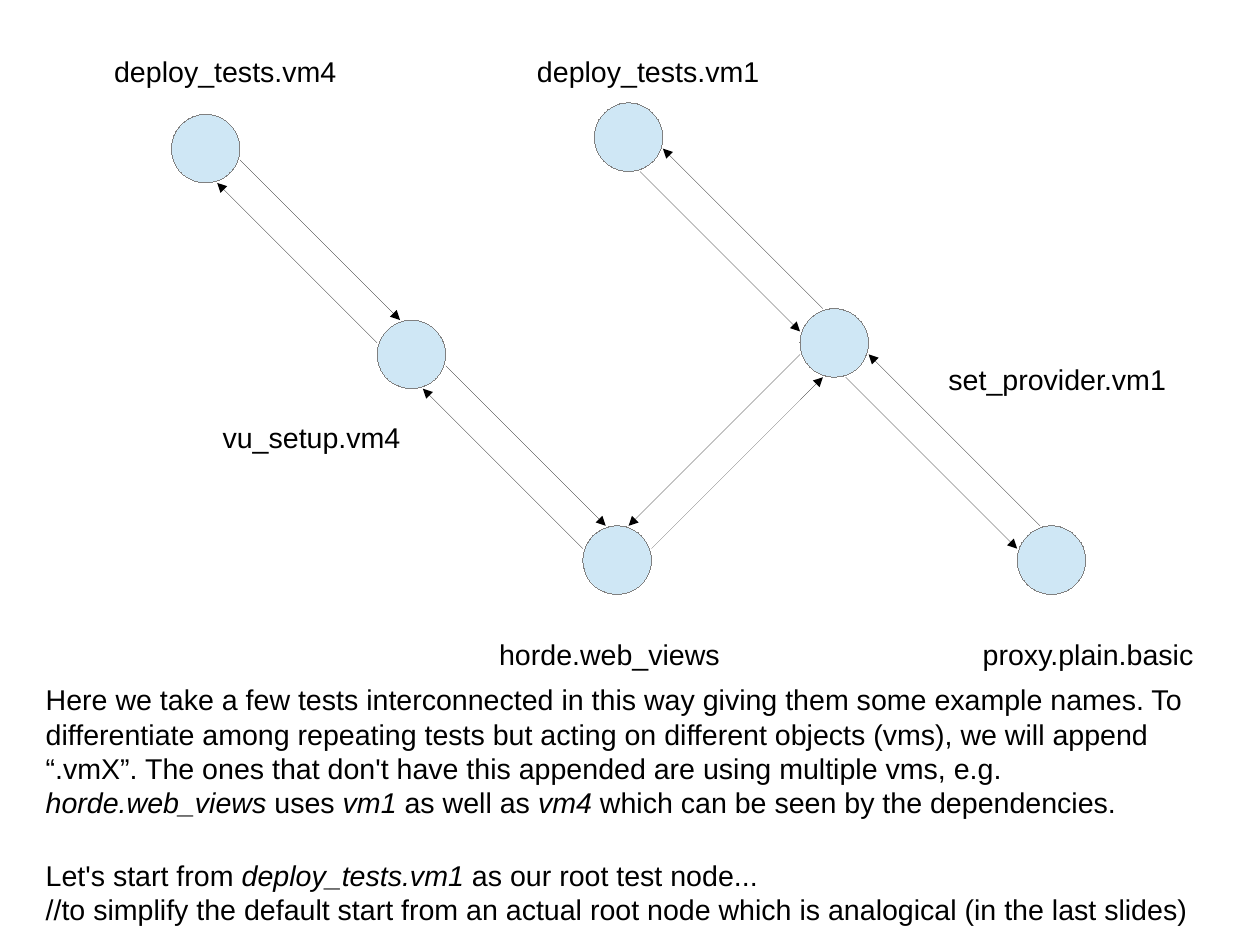
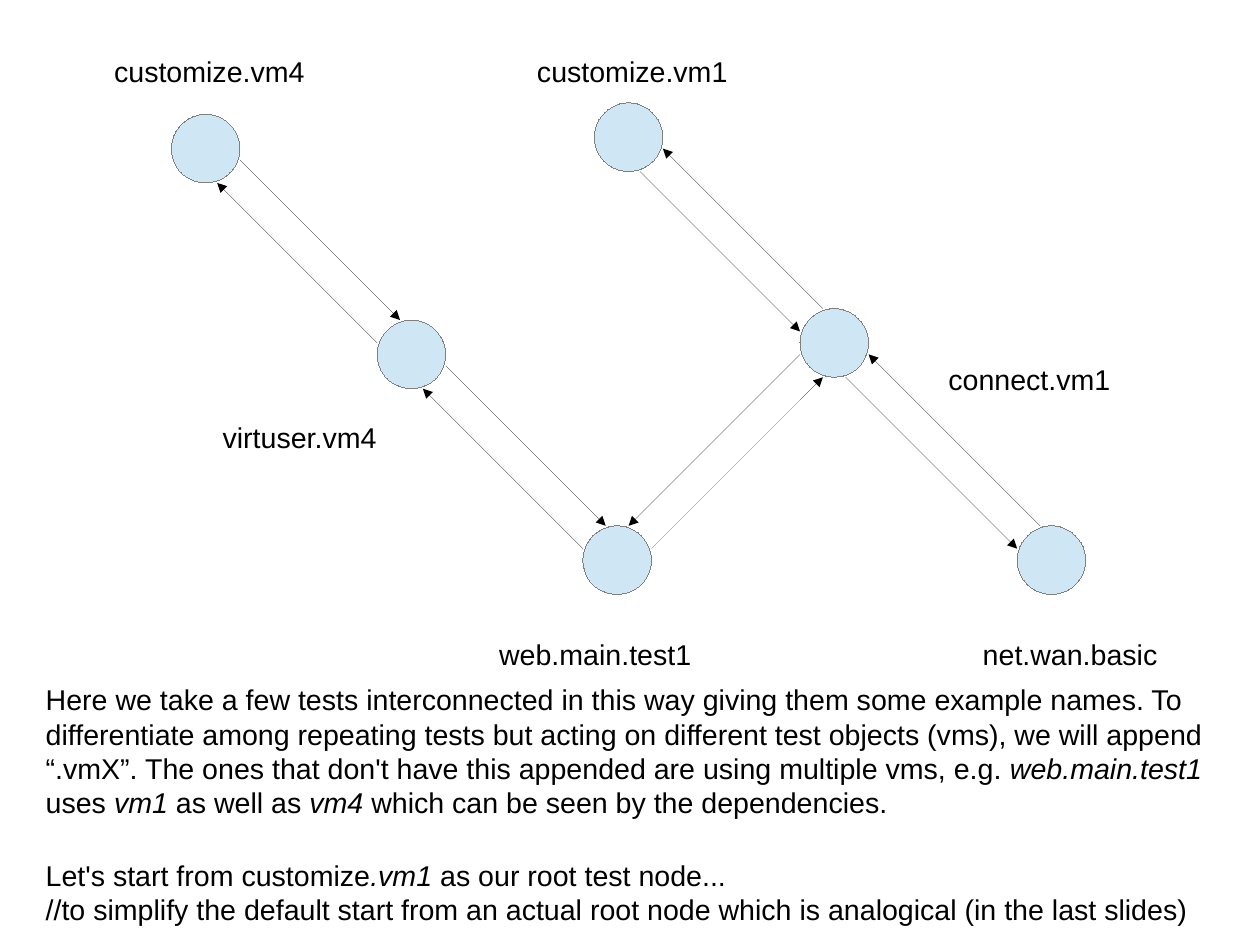
Before and after one commit to intra2net/avocado-i2n, a slide deck: slide 3 of doc/test_traversal_algorithm.odp. Drawn at 1260x945 pixels with LibreOffice and Linux fonts; fonts in the diff are those of the drawing. Boxes give left, top, right and bottom in pixels: in the first picture for what was removed or moved away, otherwise in the second. Text is boxed around its words. In the diff, an @@ line names an element or a change of style, - is before the commit and + after.

Commit message:
Update the graph traversal presentation with newer state names
We still have to extend the presentation with the diverging paths
parallel traversal strategy.

```diff
--- a/doc/test_traversal_algorithm.odp
+++ b/doc/test_traversal_algorithm.odp
@@ text at (x1=114, y1=61, x2=304, y2=83): text changed @@
-deploy_tests.vm4
+customize.vm4
@@ text at (x1=537, y1=61, x2=727, y2=83): text changed @@
-deploy_tests.vm1
+customize.vm1
@@ text at (x1=948, y1=370, x2=1110, y2=391): text changed @@
-set_provider.vm1
+connect.vm1
@@ text at (x1=223, y1=427, x2=377, y2=449): text changed @@
-vu_setup.vm4
+virtuser.vm4
@@ text at (x1=499, y1=644, x2=691, y2=666): text changed @@
-horde.web_views
+web.main.test1
@@ text at (x1=983, y1=644, x2=1158, y2=666): text changed @@
-proxy.plain.basic
+net.wan.basic
@@ subtitle at (x1=46, y1=689, x2=1202, y2=887): text changed @@
-Here we take a few tests interconnected in this way giving them some example names. To differentiate among repeating tests but acting on different objects (vms), we will append “.vmX”. The ones that don't have this appended are using multiple vms, e.g. horde.web_views uses vm1 as well as vm4 which can be seen by the dependencies.
-Let's start from deploy_tests.vm1 as our root test node...
+Here we take a few tests interconnected in this way giving them some example names. To differentiate among repeating tests but acting on different test objects (vms), we will append “.vmX”. The ones that don't have this appended are using multiple vms, e.g. web.main.test1 uses vm1 as well as vm4 which can be seen by the dependencies.
+Let's start from customize.vm1 as our root test node...
```
Also in this commit, not shown: 30 other slides changed, 1 other file.
